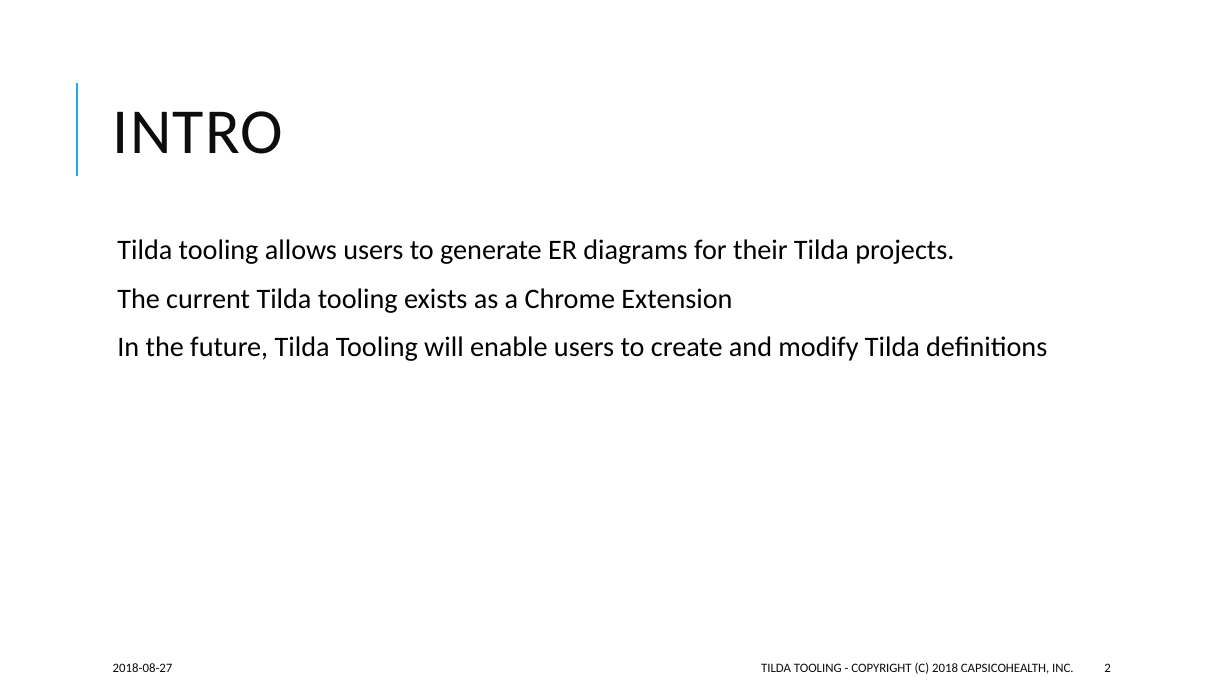
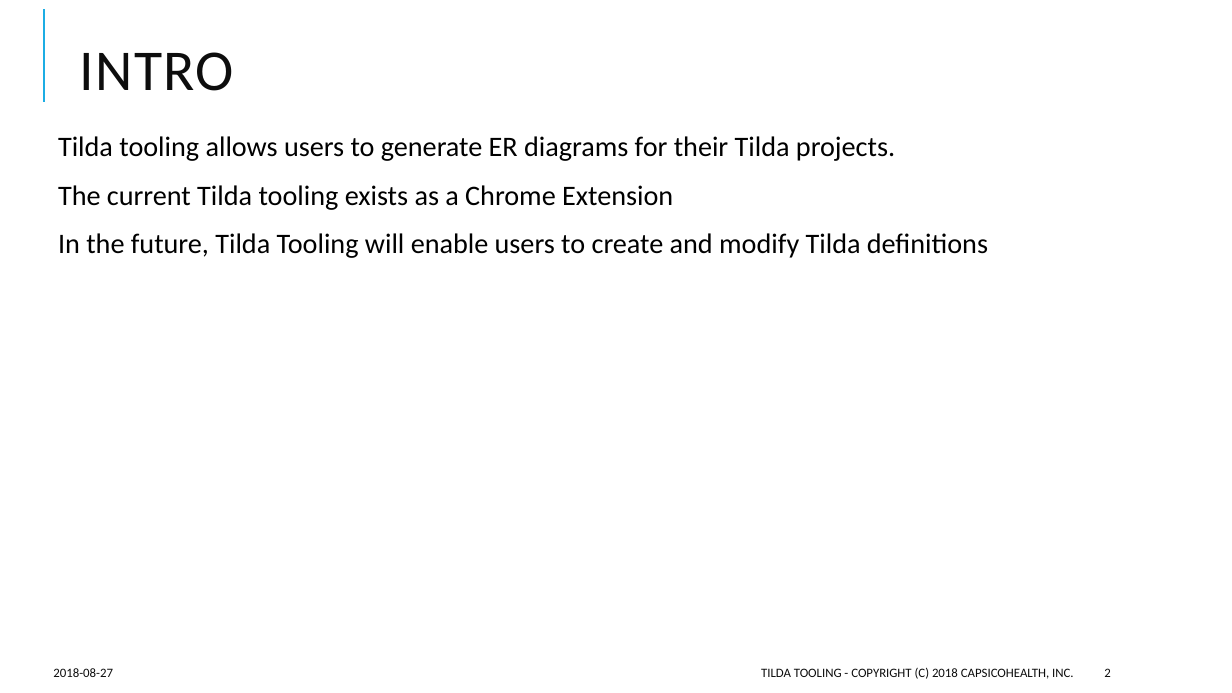
Before and after one commit to CapsicoHealth/Tilda, a slide deck: slide 2 of Tilda Tooling Architcture.pptx. Drawn at 1232x693 pixels with LibreOffice and Linux fonts; fonts in the diff are those of the drawing. Boxes give left, top, right and bottom in pixels: in the first picture for what was removed or moved away, otherwise in the second. Text is boxed around its words. In the diff, an @@ line names an element or a change of style, - is before the commit and + after.

```diff
--- a/Tilda Tooling Architcture.pptx
+++ b/Tilda Tooling Architcture.pptx
@@ line moved from (77, 176) - (77, 83) to (44, 102) - (44, 9) @@
@@ title "INTRO": place and size @@
-title "INTRO" at bbox=[113, 111, 283, 154]
+title "INTRO" at bbox=[80, 52, 234, 91]
@@ title "INTRO" at bbox=[80, 52, 234, 91]: size 50 to 45 pt @@
@@ text "Tilda tooling allows users to ...": place and size @@
-text "Tilda tooling allows users to ..." at bbox=[117, 239, 1047, 361]
+text "Tilda tooling allows users to ..." at bbox=[58, 136, 988, 258]
@@ text "2018-08-27": place and size @@
-text "2018-08-27" at bbox=[113, 663, 173, 672]
+text "2018-08-27" at bbox=[53, 668, 113, 677]
@@ text "TILDA TOOLING - COPYRIGHT (C) ...": place and size @@
-text "TILDA TOOLING - COPYRIGHT (C) ..." at bbox=[761, 662, 1073, 674]
+text "TILDA TOOLING - COPYRIGHT (C) ..." at bbox=[761, 667, 1073, 679]
@@ page number: place and size @@
-page number at bbox=[1104, 663, 1110, 672]
+page number at bbox=[1104, 668, 1110, 677]
```
Also in this commit, not shown: 3 other slides changed, 1 slide added, 3 other files.
